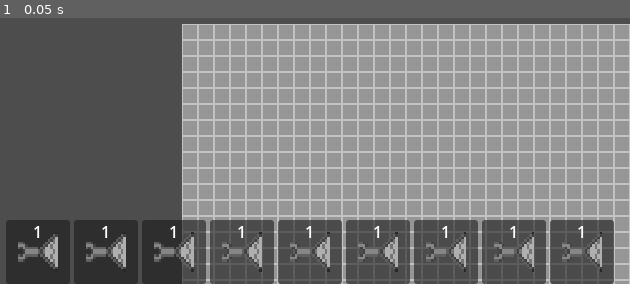
Above: before the commit, frame 1.
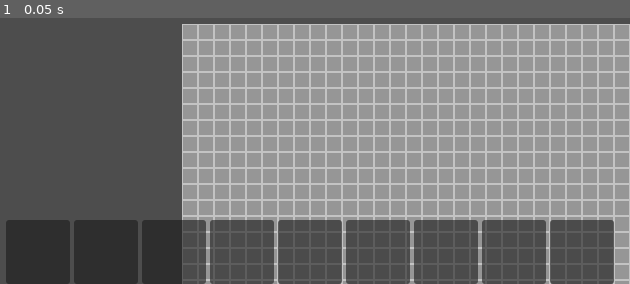
Above: after the commit, the same moment.

Repository: makazis/new-game-project
Game: Godot game, scene res://Scenes/game.tscn
Same seed, same stepped clock (60 frames per second), same inputs: the game is played once before the commit and once after it.
Inputs:
- Up to frame 1 (0.05 s): no input

The runs differ from the first frame. In frame 1, 2.6% of the frame differs, in the area x 2-96%, y 78-96%.
Error before the commit: Invalid access to property or key 'count' on a base object of type 'Control (inventory_item.gd)'. (res://Scripts/global.gd:16)

Commit message:
inventory works a bit

Diff:
--- a/Scenes/game.tscn
+++ b/Scenes/game.tscn
@@ -1,9 +1,10 @@
-[gd_scene load_steps=8 format=3 uid="uid://hy17qk6hroyd"]
+[gd_scene load_steps=9 format=3 uid="uid://hy17qk6hroyd"]
 
 [ext_resource type="Script" uid="uid://lygfmdulrdk1" path="res://Scripts/game.gd" id="1_3dryh"]
 [ext_resource type="Texture2D" uid="uid://csvh0xos1tpk8" path="res://Tiles/tileset.png" id="2_wowpa"]
 [ext_resource type="Texture2D" uid="uid://beeo6en1qgiok" path="res://Tiles/background_grid.png" id="3_i6g32"]
 [ext_resource type="Script" uid="uid://d207fq8s0pwfs" path="res://Scripts/Movement.gd" id="4_1l0tm"]
+[ext_resource type="PackedScene" uid="uid://c40uy6qtedf84" path="res://Scenes/inventory.tscn" id="5_i6g32"]
 [ext_resource type="PackedScene" uid="uid://dfh277eii8aw0" path="res://Scenes/gui.tscn" id="5_wowpa"]
 
 [sub_resource type="TileSetAtlasSource" id="TileSetAtlasSource_e2o6t"]
@@ -52,5 +53,8 @@
 anchor_right = 0.5
 grow_vertical = 0
 
+[node name="Inventory" parent="CanvasLayer" instance=ExtResource("5_i6g32")]
+visible = false
+
 [node name="Camera2D" type="Camera2D" parent="."]
 script = ExtResource("4_1l0tm")
--- a/Scripts/Movement.gd
+++ b/Scripts/Movement.gd
@@ -5,6 +5,8 @@
 var just_pressed = false
 
 func _input(event):
+	if Global.drag_locked:
+		return
 	if event is InputEventMouseButton and event.is_pressed():
 		if event.button_index == MOUSE_BUTTON_WHEEL_UP:
 			camera_zoom *= 1.1
@@ -12,6 +14,8 @@
 			camera_zoom *= 0.9
 
 func _process(delta: float) -> void:
+	if Global.drag_locked:
+		return
 	zoom = Vector2.ONE * camera_zoom
 	scale = Vector2.ONE / camera_zoom
 	if Input.is_mouse_button_pressed(MOUSE_BUTTON_RIGHT):
--- a/Scripts/game.gd
+++ b/Scripts/game.gd
@@ -1 +1,9 @@
 extends Node2D
+
+var inv_open=false
+func _input(event):
+	if event.is_action_pressed("inventory"):
+		inv_open=not inv_open
+		$CanvasLayer/GUI.visible=inv_open
+		$CanvasLayer/Inventory.visible=not inv_open
+		Global.drag_locked=not inv_open
--- a/Scripts/global.gd
+++ b/Scripts/global.gd
@@ -1,19 +1,21 @@
 extends Node
+
+var drag_locked=false
 
 @onready var item_loaded=preload("res://Scenes/inventory_item.tscn")
 var Player_Inventory=[]
 
 func _ready():
-    for i in range(100):
-        var new_item=item_loaded.instantiate()
-        new_item.assign(randi_range(0,1))
-        add_item_to_inv(new_item)
+	for i in range(100):
+		var new_item=item_loaded.instantiate()
+		new_item.assign(randi_range(0,1))
+		add_item_to_inv(new_item)
 
 func add_item_to_inv(added_item):
-    var item_is_in_inventory=false
-    for iter_item in Player_Inventory:
-        if iter_item.ID==added_item.ID:
-            iter_item.count+=added_item.count
-            item_is_in_inventory=true
-    if not item_is_in_inventory:
-        Player_Inventory.append(added_item)
+	var item_is_in_inventory=false
+	for iter_item in Player_Inventory:
+		if iter_item.ID==added_item.ID:
+			iter_item.item_count+=added_item.item_count
+			item_is_in_inventory=true
+	if not item_is_in_inventory:
+		Player_Inventory.append(added_item)
--- a/Scripts/gui.gd
+++ b/Scripts/gui.gd
@@ -3,7 +3,7 @@
 @onready var box_container=$HBoxContainer
 
 func _process(delta):
-    for panel in box_container.get_children():
-        if panel.button.is_pressed:
-            if panel.button.item!=null:
-                print(panel.button.item.item_name)
+	for panel in box_container.get_children():
+		if panel.button.is_pressed:
+			if panel.button.item!=null:
+				print(panel.button.item.item_name)
--- a/Scripts/inventory.gd
+++ b/Scripts/inventory.gd
@@ -1 +1,5 @@
 extends Control
+
+func demiload():
+	for i in Global.Player_Inventory:
+		print(i.ID," ",i.item_count)
--- a/Scripts/item_holder.gd
+++ b/Scripts/item_holder.gd
@@ -4,7 +4,15 @@
 var item
 func update_item(new_item):
 	item=new_item
+	texture_normal=item.item_texture
+	label.text=item.item_count
 
+func clear_item():
+	item=null
+	texture_normal=null
+	label.text=""
+func _ready():
+	clear_item()
 
 #func _on_button_down() -> void:
 #	is_pressed=true
--- a/project.godot
+++ b/project.godot
@@ -25,6 +25,14 @@
 window/size/viewport_height=360
 window/stretch/mode="canvas_items"
 
+[input]
+
+inventory={
+"deadzone": 0.2,
+"events": [Object(InputEventKey,"resource_local_to_scene":false,"resource_name":"","device":-1,"window_id":0,"alt_pressed":false,"shift_pressed":false,"ctrl_pressed":false,"meta_pressed":false,"pressed":false,"keycode":0,"physical_keycode":69,"key_label":0,"unicode":101,"location":0,"echo":false,"script":null)
+]
+}
+
 [rendering]
 
 renderer/rendering_method="gl_compatibility"
